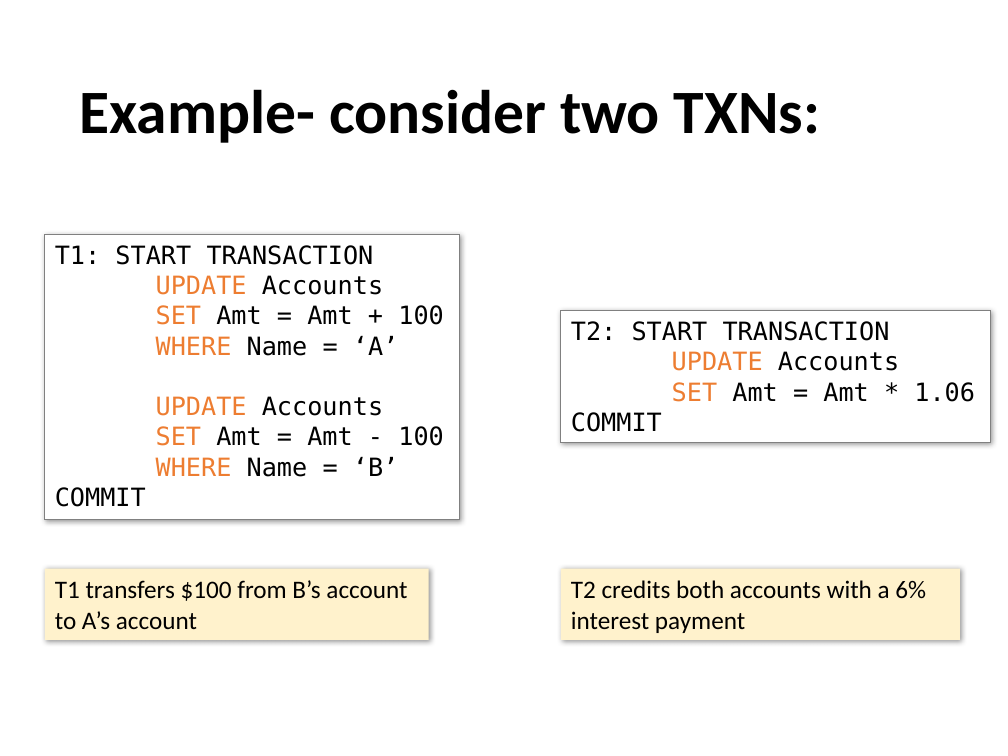
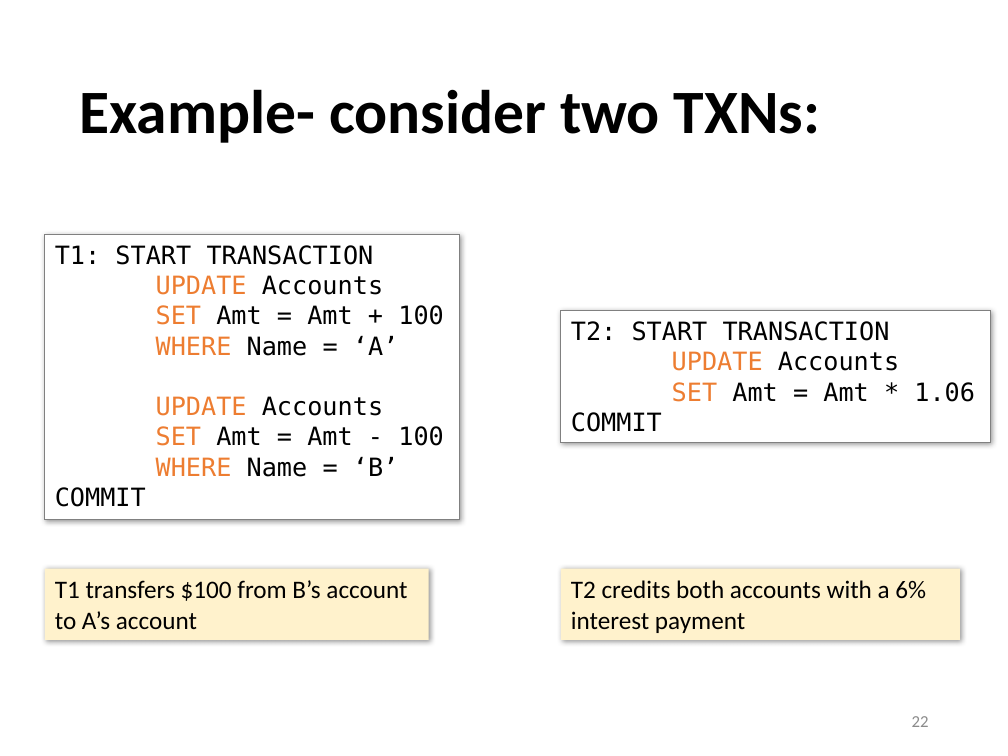
Before and after one commit to sfu-db/cmpt354, a slide deck: slide 22 of Lectures/lec11-transaction.pptx. Drawn at 1008x756 pixels with LibreOffice and Linux fonts; fonts in the diff are those of the drawing. Boxes give left, top, right and bottom in pixels: in the first picture for what was removed or moved away, otherwise in the second. Text is boxed around its words. In the diff, an @@ line names an element or a change of style, - is before the commit and + after.

```diff
--- a/Lectures/lec11-transaction.pptx
+++ b/Lectures/lec11-transaction.pptx
@@ page number added at (x1=912, y1=716, x2=929, y2=727), 12 pt, text #8C8C8C @@
+22
```
Also in this commit, not shown: 17 other slides changed, 1 other file.
